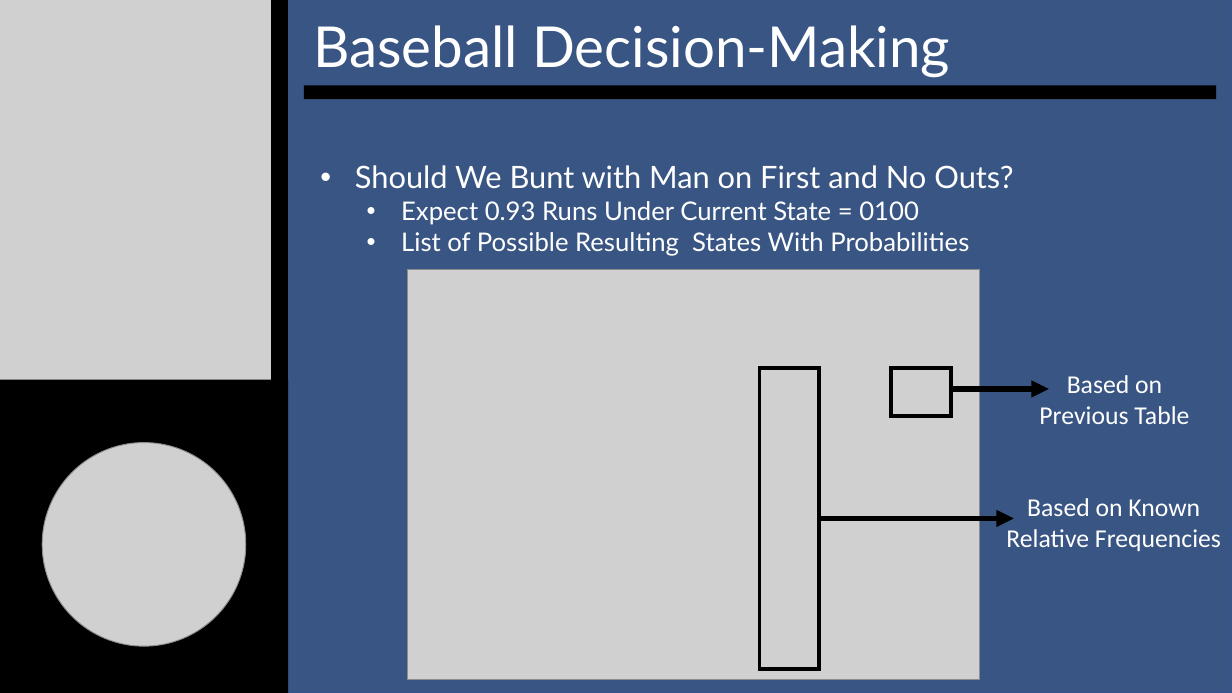
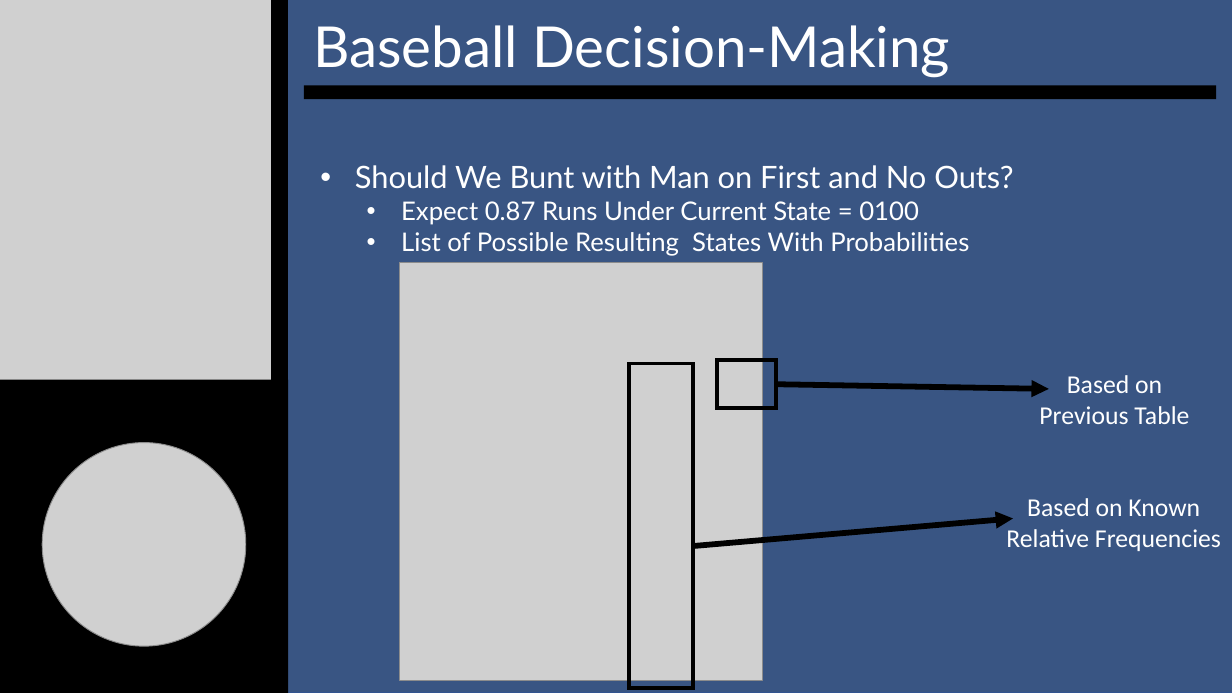
Before and after one commit to SuperMarioGiacomazzo/STOR538_WEBSITE, a slide deck: slide 8 of Slides/Baseball 5/Baseball_5_Lecture.pptx. Drawn at 1232x693 pixels with LibreOffice and Linux fonts; fonts in the diff are those of the drawing; grey boxes stand for pictures. Boxes give left, top, right and bottom in pixels: in the first picture for what was removed or moved away, otherwise in the second. Text is boxed around its words. In the diff, an @@ line names an element or a change of style, - is before the commit and + after.

```diff
--- a/Slides/Baseball 5/Baseball_5_Lecture.pptx
+++ b/Slides/Baseball 5/Baseball_5_Lecture.pptx
@@ text at [401,201,919,225]: text changed @@
-  • Expect 0.93 Runs Under Current State = 0100
+  • Expect 0.87 Runs Under Current State = 0100
@@ picture: place and size @@
-picture at [408,270,981,680]
+picture at [400,262,762,680]
@@ rectangle: place and size @@
-rectangle at [760,368,820,669]
+rectangle at [629,363,694,688]
@@ rectangle: place and size @@
-rectangle at [892,368,952,416]
+rectangle at [717,360,777,409]
@@ arrow moved from (951, 389) - (1049, 389) to (776, 384) - (1049, 389) @@
@@ arrow moved from (820, 518) - (1014, 518) to (694, 546) - (1013, 518) @@
```
Also in this commit, not shown: 6 other slides changed, 6 other files.
